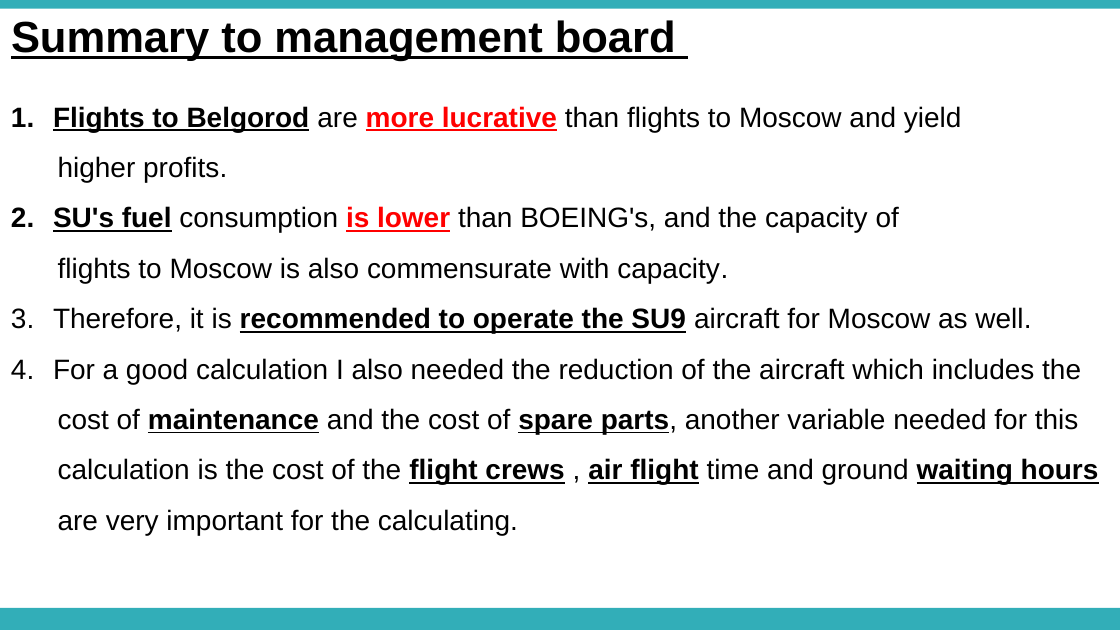
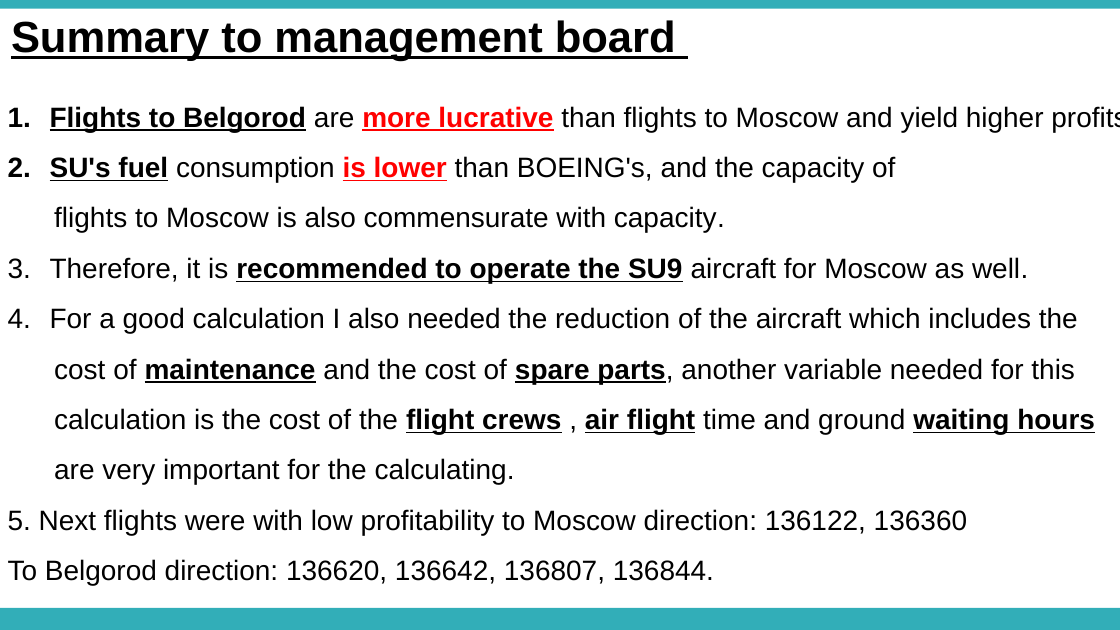
Before and after one commit to kalkalist/project-4-flights, a slide deck: slide 7 of project no 4.pptx. Drawn at 1120x630 pixels with LibreOffice and Linux fonts; fonts in the diff are those of the drawing. Boxes give left, top, right and bottom in pixels: in the first picture for what was removed or moved away, otherwise in the second. Text is boxed around its words. In the diff, an @@ line names an element or a change of style, - is before the commit and + after.

```diff
--- a/project no 4.pptx
+++ b/project no 4.pptx
@@ text at (x1=50, y1=106, x2=1120, y2=132): text changed @@
-1. Flights to Belgorod are more lucrative than flights to Moscow and yield
-higher profits.
+1. Flights to Belgorod are more lucrative than flights to Moscow and yield higher profits.
@@ text at (x1=8, y1=509, x2=967, y2=585): paragraphs added @@
+5. Next flights were with low profitability to Moscow direction: 136122, 136360
+To Belgorod direction: 136620, 136642, 136807, 136844.
```
Also in this commit, not shown: 1 other file.
